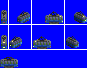
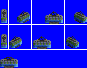
The second (87, 68) image is a revision of the first. Changes to its layers:
added layer "windows" above "2cc" over [0, 14, 86, 64]
painted on "2cc" over [0, 9, 87, 67]
